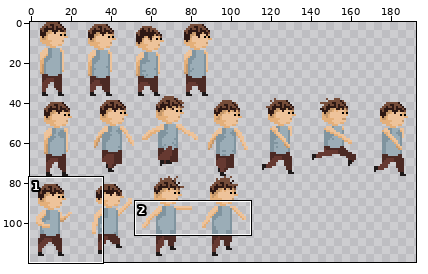
Edited in one commit: sprite sheet (res/KidSheet.png). The picture above shows the old version from afar; the outline marks the close-up.
Close-up. Old version:
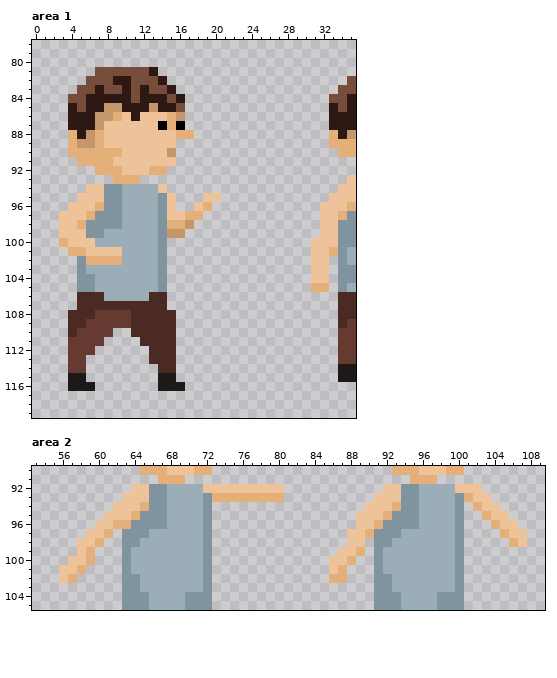
The file is 210x120 pixels. Shown: area 1: x 0..35, y 78..119; area 2: x 53..109, y 90..105. The wide view leaves out empty margins. The commit also changed other parts of the picture, which this record leaves out.
After:
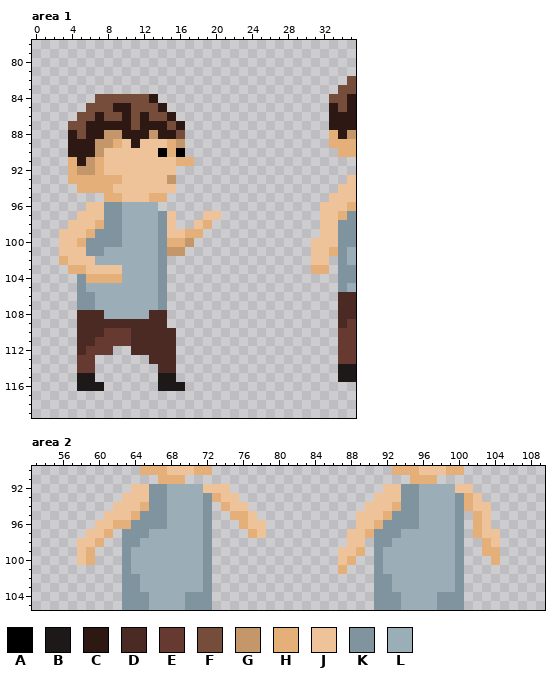
Palette (. is transparent): A #000000  B #1e1919  C #2d1814  D #4c2a24  E #663931  F #764d3a  G #c4976a  H #e4af79  J #eec39a  K #80949f  L #9badb7
The exact change:
--- area 1
@@ x 0..35 @@
  80 ....................................
- 81 .......FFFFFFC......................
- 82 ......FFFCCFFFC....................F
- 83 .....FFCFFCFCFFC..................FF
- 84 ....FFCCCCCFCCCFC................FFC
- 85 ....CFCCGGCCCGCCF................CFC
- 86 ....CCCGGHJCJJJHG................CCC
- 87 ....CCCGJJJJJJAHA................CCC
- 88 ....HCGHJJJJJJJJHH...............HCG
- 89 ....HGGHJJJJJJJJ.................HHH
- 90 ....HHHHHHJJJJJG..................HH
- 91 .....HHHHJJJJJJJ....................
- 92 .......HHHJJJHH.....................
- 93 .........HHH.......................J
- 94 ......JJKKLLLLJ...................JJ
- 95 .....JJJKKLLLLKJ...JJ............JJJ
- 96 ....JJJHKKLLLLKJ..JH............JJJH
- 97 ...JJJHKKKLLLLKJJHH.............JJHK
- 98 ...JJHKKKKLLLLKHHG..............JJKK
- 99 ...JJJKKLLLLLLKGG...............JJKK
-100 ...HJJJLLLLLLLK................JJJKK
-101 ....HHJJJJLLLLK................JJHKL
-102 .....KHHHHLLLLK................JJ.KL
-103 .....KLLLLLLLLK................JJ.KK
-104 .....KKLLLLLLLK................JJ.KK
-105 .....KKLLLLLLLK................HH.KL
-106 .....DDDLLLLLDD...................DD
-107 .....DDDDDDDDDD...................DD
-108 ....DDDEEEEDDDDD..................DD
-109 ....DDEEEEEDDDDD..................DE
-110 ....DEEEE..DDDDD..................EE
-111 ....EEEE....DDDD..................EE
-112 ....EEE......DDD..................EE
-113 ....EE.......DDD..................EE
-114 ....EE........DD..................BB
-115 ....BB........BB..................BB
-116 ....BBB.......BBB...................
+ 81 ....................................
+ 82 ...................................F
+ 83 ..................................FF
+ 84 .......FFFFFFC...................FFC
+ 85 ......FFFCCFFFC..................CFC
+ 86 .....FFCFFCFCFFC.................CCC
+ 87 ....FFCCCCCFCCCFC................CCC
+ 88 ....CFCCGGCCCGCCF................HCG
+ 89 ....CCCGGHJCJJJHG................HHH
+ 90 ....CCCGJJJJJJAHA.................HH
+ 91 ....HCGHJJJJJJJJHH..................
+ 92 ....HGGHJJJJJJJJ....................
+ 93 ....HHHHHHJJJJJG...................J
+ 94 .....HHHHJJJJJJJ..................JJ
+ 95 ........HHJJJHH..................JJJ
+ 96 ......JJKKLLLL..................JJJH
+ 97 .....JJJKKLLLLKJ...JJ...........JJHK
+ 98 ....JJJHKKLLLLKJ..JH............JJKK
+ 99 ...JJJHKKKLLLLKJJHH.............JJKK
+100 ...JJHKKKKLLLLKHHG.............JJJKK
+101 ...JJJKKLLLLLLKGG..............JJHKL
+102 ...HJJJLLLLLLLK................JJ.KL
+103 ....HHJJJJLLLLK................HH.KK
+104 .....KHHHHLLLLK...................KK
+105 .....KLLLLLLLLK...................KL
+106 .....KKLLLLLLLK...................DD
+107 .....KKLLLLLLLK...................DD
+108 .....DDDLLLLLDD...................DD
+109 .....DDDDDDDDDD...................DE
+110 .....DDDEEEDDDDD..................EE
+111 .....DDEEEEDDDDD..................EE
+112 .....DEEE..DDDDD..................EE
+113 .....EE......DDD..................EE
+114 .....EE.......DD..................BB
+115 .....BB.......BB..................BB
+116 .....BBB......BBB...................
 117 ....................................
--- area 2
@@ x 53..109 @@
  91 ..............HHH.........................HHH............
- 92 ...........JJKKLLLLJJJJJJJJJ...........JJKKLLLLJJJ.......
- 93 ..........JJJKKLLLLKHHHHHHHH..........JJJKKLLLLKHJJ......
- 94 .........JJJHKKLLLLK.................JJJHKKLLLLK.HJJ.....
- 95 ........JJJHKKKLLLLK................JJJHKKKLLLLK..HJJ....
- 96 .......JJHHKKKKLLLLK................JJHKKKKLLLLK...HJJ...
- 97 ......JJH.KKKLLLLLLK...............JJHKKKLLLLLLK....HJJ..
- 98 .....JJH..KKLLLLLLLK...............JJ.KKLLLLLLLK.....HJ..
- 99 .....JH...KLLLLLLLLK..............JJH.KLLLLLLLLK.........
-100 ....JJH...KLLLLLLLLK.............JJH..KLLLLLLLLK.........
-101 ...JJH....KLLLLLLLLK.............JH...KLLLLLLLLK.........
-102 ...JH.....KKLLLLLLLK.............HH...KKLLLLLLLK.........
+ 92 ...........JJKKLLLLJJJ.................JJKKLLLLJJ........
+ 93 ..........JJJKKLLLLKHJJ...............JJJKKLLLLKHJ.......
+ 94 .........JJJHKKLLLLK.HJJ.............JJJHKKLLLLKHJJ......
+ 95 ........JJJHKKKLLLLK..HHJ...........JJJHKKKLLLLK.HJ......
+ 96 .......JJHHKKKKLLLLK...HJJ..........JJHKKKKLLLLK.HJ......
+ 97 ......JJH.KKKLLLLLLK....HJ.........JJHKKKLLLLLLK.HJJ.....
+ 98 .....JJH..KKLLLLLLLK...............JJ.KKLLLLLLLK..HJ.....
+ 99 .....JH...KLLLLLLLLK..............JJH.KLLLLLLLLK..HH.....
+100 .....JH...KLLLLLLLLK..............JH..KLLLLLLLLK...H.....
+101 ..........KLLLLLLLLK..............H...KLLLLLLLLK.........
+102 ..........KKLLLLLLLK..................KKLLLLLLLK.........
 103 ..........KKLLLLLLLK..................KKLLLLLLLK.........
Pixel boxes of the changes (left, top, right, bottom) in both close-ups:
changed: (59, 67, 221, 391)
changed: (311, 265, 329, 292)
changed: (221, 484, 284, 538)
changed: (464, 484, 527, 565)
erased: (59, 556, 86, 583)
erased: (329, 556, 347, 583)
